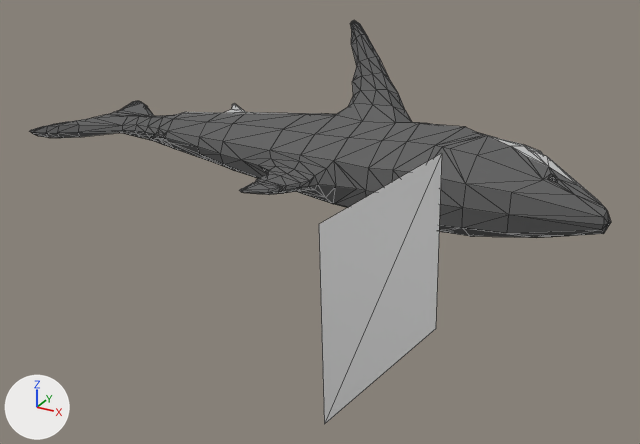
An edit to the glTF model static/models/Boat/newShark.glb, drawn before and after from the same camera.
Both versions are drawn from a 50 mm camera at (3.2, -4.85, 2.19) aimed at (0.63, -0.16, -0.16). The axes (+X, +Y, +Z) are drawn at lower left. The lights are the same throughout. Mesh edges are drawn as thin lines. Where no turn or scale is listed for an object, it has been applied to the vertices. Vertices at the same position are counted once.

Before the edit, the objects in view are built like this:
```python
me_cube_021 = bpy.data.meshes.new('Cube.021')
me_cube_021.from_pydata(...)  # 826 vertices, 1492 faces; spans x -1.93..2.37, y -1.09..0.29, z -0.82..0.94
me_cube_021.materials.append(mat_material_001)  # picture img_polypackfish
me_plane_002 = bpy.data.meshes.new('Plane.002')
me_plane_002.from_pydata([(0.167, 1.1, 0.568), (0.008, -0.021, 0.536), (0.182, 1.131, -0.565), (0.023, 0.01, -0.597)], [], [(0, 1, 3), (0, 3, 2)])
ob_planeshark = bpy.data.objects.new('PlaneShark', me_plane_002)
ob_planeshark.location = (1.381, -1.538, -0.008)
ob_sharkv1 = bpy.data.objects.new('SharkV1', me_cube_021)
ob_sharkv1.location = (0.0, 0.715, 0.0)
```
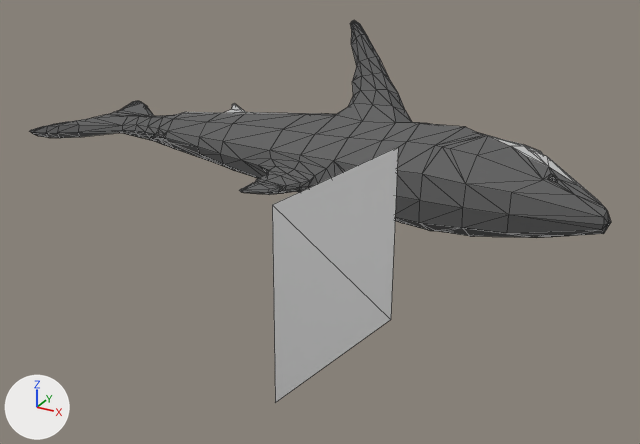
The newer file is also turned or shifted as a whole; pictures and numbers use the older file's frame.

Pixel boxes [x1, y1, x2, y2] of what changed, in the pictures (640 x 444 px):
```json
{"object": "PlaneShark", "change": "reshaped", "before": [319, 153, 442, 424], "after": [272, 147, 398, 402]}
```

Scene script edits in JSON lines:
```json
{"block": "me_plane_002", "where": "me_plane_002.from_pydata(...)  # 4 vertices, 2 faces; spans x 0.008..0.182, y -0.021..1.131, z -0.597..0.568"}
{"block": "me_plane_002", "where": "# used by ob_planeshark; location = (1.381, -1.538, -0.008)"}
{"block": "me_plane_002", "change": "me_plane_002 part 1"}
{"op": "set", "path": "me_plane_002.vertices[0].co", "old": "(0.167, 1.1, 0.568)", "new": "(-0.286, 0.048, 0.551)", "note": "pixel (441, 153) -> pixel (272, 204)"}
{"op": "set", "path": "me_plane_002.vertices[1].co", "old": "(0.008, -0.021, 0.536)", "new": "(-0.126, 1.169, 0.536)", "note": "pixel (318, 224) -> pixel (398, 146)"}
{"op": "set", "path": "me_plane_002.vertices[2].co", "old": "(0.182, 1.131, -0.565)", "new": "(-0.286, 0.033, -0.582)", "note": "pixel (435, 328) -> pixel (275, 402)"}
{"op": "set", "path": "me_plane_002.vertices[3].co", "old": "(0.023, 0.01, -0.597)", "new": "(-0.126, 1.154, -0.597)", "note": "pixel (324, 424) -> pixel (390, 319)"}
```
